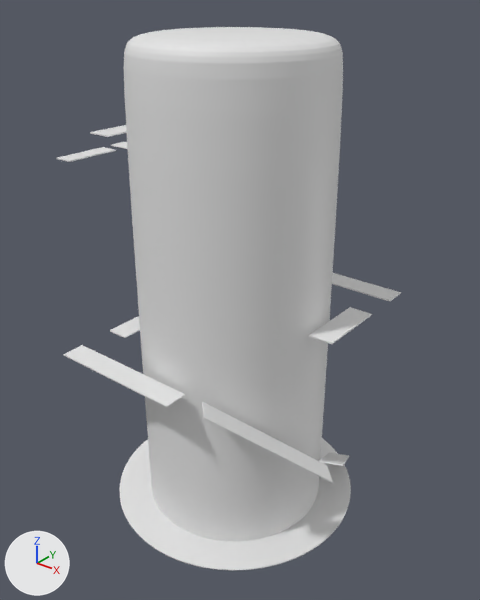
Renders of the Blender file Assets/Resources/Levels/IntroLevel3.blend from each side of a commit.
One viewpoint serves both versions: a 50 mm lens placed at (79.0, -96.9, 108.1), pointed at (-1.6, 3.8, 45.7). Every picture has the same lights, and +X, +Y and +Z are marked at lower left.

In view in the first picture: 'Circle', 'Cylinder', 'PlatformA', 'PlatformB', 'PlatformC', 'PlatformD', 'PlatformE', 'PlatformF', 'PlatformH', 'PlatformI', 'PlatformJ'.
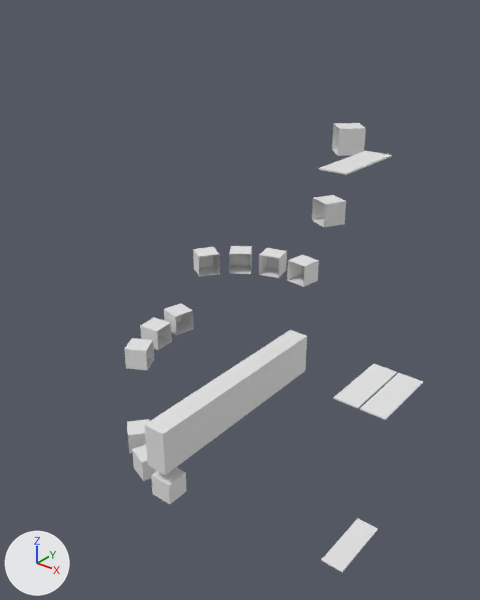
Commit message: Improved/Changed levels 1, 2, and 3

ob_tunnel is not drawn itself; it is used by a modifier of ob_cylinder.

Boxes (x1, y1, x2, y2) around the edits, measured in the pictures (480 x 600 px):
'Cylinder', deleted: before (124, 27, 343, 541)
'Circle', deleted: before (119, 438, 351, 570)
'PlatformA', moved, rescaled: before (110, 316, 140, 338); after (145, 330, 307, 475)
'PlatformC', moved, rescaled, turned: before (202, 402, 333, 483); after (333, 364, 397, 409)
'PlatformB', deleted: before (63, 345, 185, 407)
'PlatformF', moved, rescaled: before (332, 273, 401, 301); after (360, 373, 423, 420)
'PlatformE', moved: before (309, 307, 372, 344); after (319, 151, 392, 175)
'PlatformD', moved, rescaled, turned: before (319, 453, 349, 466); after (321, 518, 378, 572)
'StepL', added: after (332, 123, 366, 156)
'StepK', added: after (312, 195, 346, 227)
'StepA', added: after (151, 467, 187, 504)
'StepD', added: after (124, 338, 154, 371)
'StepJ', added: after (287, 255, 319, 287)
'StepI', added: after (259, 248, 287, 278)
'StepE', added: after (140, 317, 172, 350)
'StepG', added: after (193, 247, 220, 277)
'StepF', added: after (164, 304, 194, 335)
'StepH', added: after (229, 246, 252, 274)
'StepC', added: after (127, 419, 149, 454)
'StepB', added: after (132, 444, 157, 481)
'PlatformI', deleted: before (57, 147, 116, 162)
'PlatformJ', deleted: before (90, 125, 127, 137)
'PlatformH', deleted: before (111, 142, 127, 149)

Edits to the bpy script that builds the scene:
```text
Add me_cube_014:
    me_cube_014.from_pydata([(-1.0, -1.0, -1.0), (-1.0, -1.0, 1.0), (-1.0, 1.0, -1.0), (-1.0, 1.0, 1.0), (1.0, -1.0, -1.0), (1.0, -1.0, 1.0), (1.0, 1.0, -1.0), (1.0, 1.0, 1.0)], [], [(1, 3, 2, 0), (7, 5, 4, 6), (5, 1, 0, 4), (0, 2, 6, 4), (5, 7, 3, 1)])
    me_cube_014.materials.append(mat_marbletexture1_jpg)  # its picture is missing
Remove ob_platformj:
    ob_platformj = bpy.data.objects.new('PlatformJ', me_cube_011)
Remove ob_platformi:
    ob_platformi = bpy.data.objects.new('PlatformI', me_cube_010)
Remove ob_platformh:
    ob_platformh = bpy.data.objects.new('PlatformH', me_cube_009)
Change ob_platformf:
    ob_platformf.location: (10.3, 22.9, 47.3) -> (37.3, -0.5, 39.9)
    ob_platformf.scale: (15.0, 2.5, 0.125) -> (2.5, 7.5, 0.125)
Change ob_platforme:
    ob_platforme.location: (23.3, 4.0, 47.8) -> (26.3, -0.5, 80.8)
Change ob_platformd:
    ob_platformd.rotation_euler: (0.0, 0.611, 2.007) -> (0.0, 0.0, 0.0)  # degrees (0, 35, 115) -> degrees (0, 0, 0)
    ob_platformd.location: (21.0, 10.0, 10.5) -> (31.9, -0.5, -0.1)
    ob_platformd.scale: (16.5, 2.5, 0.125) -> (2.5, 7.5, 0.125)
Change ob_platformc:
    ob_platformc.rotation_euler: (0.0, 0.611, 0.785) -> (0.0, 0.0, 0.0)  # degrees (0, 35, 45) -> degrees (0, 0, 0)
    ob_platformc.location: (19.4, -13.6, 28.3) -> (31.9, -0.5, 39.9)
    ob_platformc.scale: (15.0, 2.5, 0.125) -> (2.5, 7.5, 0.125)
Remove ob_platformb:
    ob_platformb = bpy.data.objects.new('PlatformB', me_cube_003)
Change ob_platforma:
    ob_platforma.location: (-23.1, -5.3, 37.0) -> (0.0, 0.0, 24.1)
    ob_platforma.scale: (2.5, 7.5, 0.125) -> (2.5, 25.0, 5.0)
Remove ob_tunnel:
    ob_tunnel = bpy.data.objects.new('Tunnel', me_cylinder_001)
Remove ob_cylinder:
    ob_cylinder = bpy.data.objects.new('Cylinder', me_cylinder)
Remove ob_circle:
    ob_circle = bpy.data.objects.new('Circle', me_circle)
Add ob_stepa:
    ob_stepa = bpy.data.objects.new('StepA', me_cube_014)
    ob_stepa.location = (0.0, -21.7, 13.5)
    ob_stepa.scale = (2.5, 2.5, 2.5)
Add ob_stepb:
    ob_stepb = bpy.data.objects.new('StepB', me_cube_014.copy())
    ob_stepb.location = (-7.2, -20.5, 14.8)
    ob_stepb.rotation_euler = (0.0, 0.0, -0.339)  # degrees (0, 0, -19)
    ob_stepb.scale = (2.5, 2.5, 2.5)
Add ob_stepc:
    ob_stepc = bpy.data.objects.new('StepC', me_cube_014.copy())
    ob_stepc.location = (-14.0, -16.6, 15.8)
    ob_stepc.rotation_euler = (0.0, 0.0, -0.702)  # degrees (0, 0, -40)
    ob_stepc.scale = (2.5, 2.5, 2.5)
Add ob_stepd:
    ob_stepd = bpy.data.objects.new('StepD', me_cube_014.copy())
    ob_stepd.location = (-19.2, -10.1, 32.1)
    ob_stepd.rotation_euler = (0.0, 0.0, -1.087)  # degrees (0, 0, -62)
    ob_stepd.scale = (2.5, 2.5, 2.5)
Add ob_stepe:
    ob_stepe = bpy.data.objects.new('StepE', me_cube_014.copy())
    ob_stepe.location = (-21.6, -2.5, 33.3)
    ob_stepe.rotation_euler = (0.0, 0.0, -1.457)  # degrees (0, 0, -83)
    ob_stepe.scale = (2.5, 2.5, 2.5)
Add ob_stepf:
    ob_stepf = bpy.data.objects.new('StepF', me_cube_014.copy())
    ob_stepf.location = (-21.2, 4.8, 34.3)
    ob_stepf.rotation_euler = (0.0, 0.0, -1.794)  # degrees (0, 0, -103)
    ob_stepf.scale = (2.5, 2.5, 2.5)
Add ob_stepg:
    ob_stepg = bpy.data.objects.new('StepG', me_cube_014.copy())
    ob_stepg.location = (-18.2, 11.9, 47.7)
    ob_stepg.rotation_euler = (0.0, 0.0, -2.15)  # degrees (0, 0, -123)
    ob_stepg.scale = (2.5, 2.5, 2.5)
Add ob_steph:
    ob_steph = bpy.data.objects.new('StepH', me_cube_014.copy())
    ob_steph.location = (-12.5, 17.8, 47.7)
    ob_steph.rotation_euler = (0.0, 0.0, -2.527)  # degrees (0, 0, -145)
    ob_steph.scale = (2.5, 2.5, 2.5)
Add ob_stepj:
    ob_stepj = bpy.data.objects.new('StepJ', me_cube_014.copy())
    ob_stepj.location = (2.6, 21.6, 47.7)
    ob_stepj.rotation_euler = (0.0, 0.0, -3.263)  # degrees (0, 0, -187)
    ob_stepj.scale = (2.5, 2.5, 2.5)
Add ob_stepk:
    ob_stepk = bpy.data.objects.new('StepK', me_cube_014.copy())
    ob_stepk.location = (9.7, 19.4, 63.9)
    ob_stepk.rotation_euler = (0.0, 0.0, -3.607)  # degrees (0, 0, -207)
    ob_stepk.scale = (2.5, 2.5, 2.5)
Add ob_stepl:
    ob_stepl = bpy.data.objects.new('StepL', me_cube_014.copy())
    ob_stepl.location = (15.8, 14.9, 80.5)
    ob_stepl.rotation_euler = (0.0, 0.0, -3.956)  # degrees (0, 0, -227)
    ob_stepl.scale = (2.5, 2.5, 2.5)
Add ob_stepi:
    ob_stepi = bpy.data.objects.new('StepI', me_cube_014.copy())
    ob_stepi.location = (-5.5, 21.0, 47.7)
    ob_stepi.rotation_euler = (0.0, 0.0, -2.887)  # degrees (0, 0, -165)
    ob_stepi.scale = (2.5, 2.5, 2.5)
```
